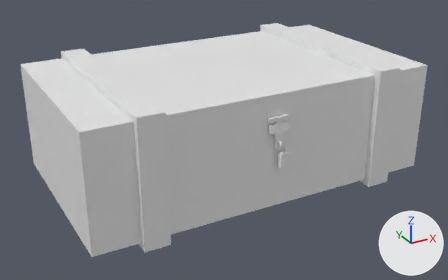
Before and after pictures for a commit that changed the Blender file BlendFilesForUnity/StorageBox.blend.
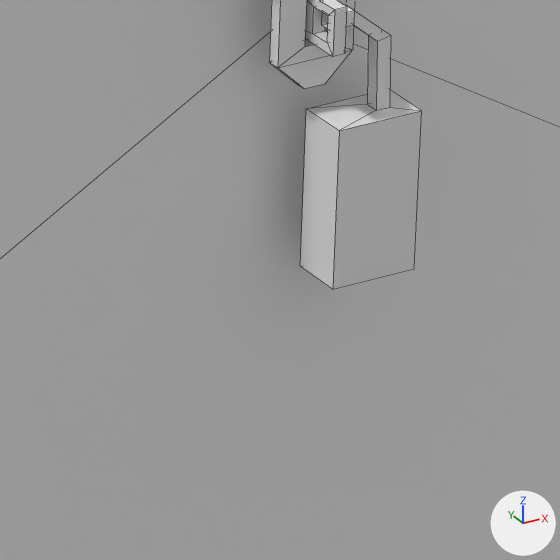
Old and new are each drawn whole from a 50 mm lens placed at (-65.1, -118.6, 53.2), pointed at (-1.0, -2.1, -5.0) and again close up on the part from 56% to 67% of the width and 51% to 69% of the height. The axes (+X, +Y, +Z) are drawn at lower right. The lights are the same throughout. The close-ups show mesh edges as thin lines.
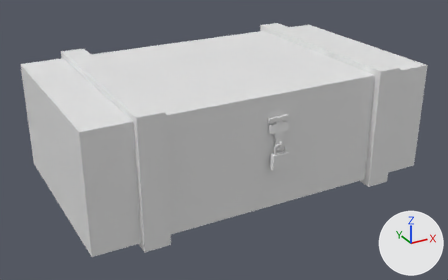
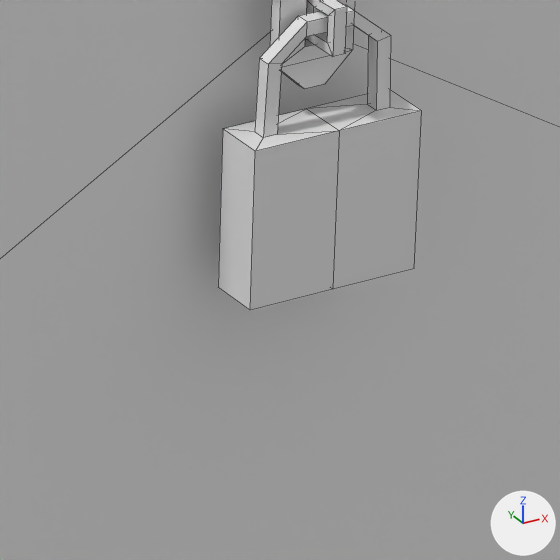
The newer file is also turned or shifted as a whole; pictures and numbers use the older file's frame.

Changed parts and their boxes [x1, y1, x2, y2] in the close-ups (560 x 560 px):
part 1 of me_cube_001, built on: before [300, 109, 339, 289]; after [218, 11, 339, 310]

The change, as a list of edits to the scene's bpy script:
```text
Change me_cube_001:
    used by ob_cube; location = (0.0, 0.0, 0.0)
    remove me_cube_001.from_pydata(...)  # 136 vertices, 135 faces; spans x -40.0..40.0, y -24.4..24.0, z -13.8..13.8
    add me_cube_001.from_pydata(...)  # 152 vertices, 155 faces; spans x -40.0..40.0, y -24.4..24.0, z -13.8..13.8
    me_cube_001 part 1
    1 face is deleted
    16 vertices are added at x -1.9..-0.5, y -24.4..-23.2, z -3.1..2.3
    21 new faces join them
```
